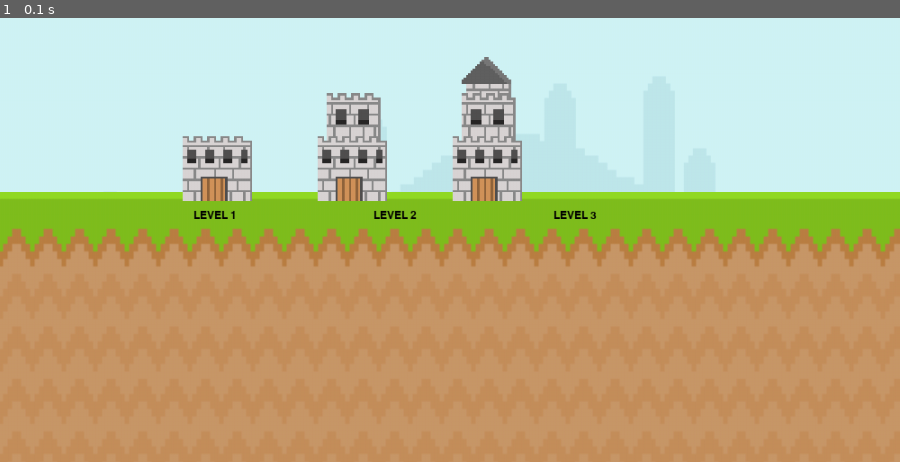
Above: before the commit, frame 1.
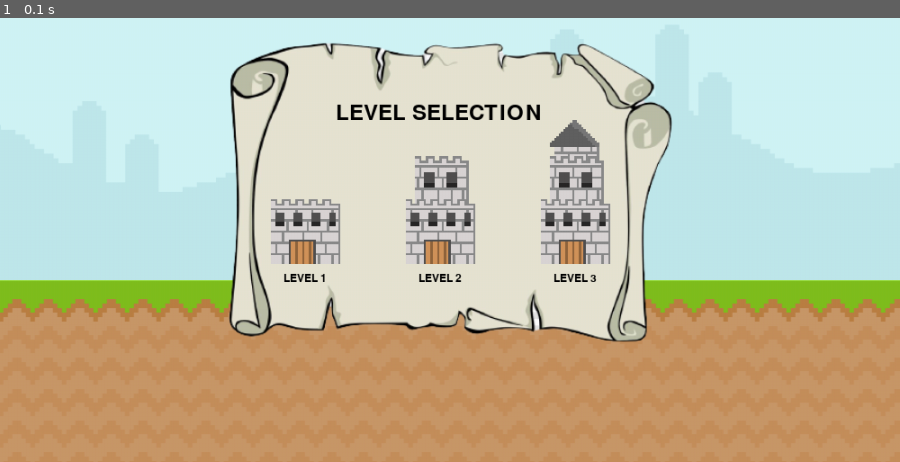
Above: after the commit, the same moment.

Repository: vienniee/math_blasters
Game: pygame game, started from levelselect.py
Two runs of this game, one before a commit and one after it. Both use one fixed random seed, a clock stepped at 60 frames per second and the inputs below.
Inputs:
- Up to frame 1 (0.1 s): no input

The runs differ from the first frame. In frame 1, 43% of the frame differs, in the area x 0-100%, y 5-73%.

Commit message:
level select update

Diff:
--- a/levelselect.py
+++ b/levelselect.py
@@ -11,24 +11,21 @@
 screen = pygame.display.set_mode((SCREEN_WIDTH,SCREEN_HEIGHT))
 
 #load background image
-sky_surface = pygame.image.load('image\sky1.png').convert()
-ground_surface = pygame.image.load('image\ground1.png').convert()
+background_surface = pygame.image.load('image\level_select.png').convert()
 
 #load button images
 lvl1_img = pygame.image.load("image\Castle_level_1.png").convert_alpha()
 lvl2_img = pygame.image.load("image\Castle_level_2.png").convert_alpha()
 lvl3_img = pygame.image.load("image\Castle_level_3.png").convert_alpha()
 
-lvl1_img_rect = lvl1_img.get_rect()
-lvl2_img_rect = lvl1_img.get_rect()
-lvl3_img_rect = lvl1_img.get_rect()
-
 #load fonts
 #font style and size
-font = pygame.font.Font(None,18)
-level1text = font.render("LEVEL 1", True, [0,0,0])
-level2text = font.render("LEVEL 2", True,[0,0,0])
-level3text = font.render("LEVEL 3", True,[0,0,0])
+font1 = pygame.font.Font(None,18)
+font2 = pygame.font.Font(None,35)
+level1text = font1.render("LEVEL 1", True, [0,0,0])
+level2text = font1.render("LEVEL 2", True,[0,0,0])
+level3text = font1.render("LEVEL 3", True,[0,0,0])
+levelheading = font2.render("LEVEL SELECTION", True,[0,0,0])
 
 
 #button class
@@ -61,32 +58,30 @@
 
         return action
 
-print(lvl1_img_rect)
-
 #create button instances
-level1_button = Button(160,150,lvl1_img,2.5)
-level2_button = Button(310,150,lvl2_img,2.5)
-level3_button = Button(460,150,lvl3_img,2.5)
+level1_button = Button(258,220,lvl1_img,2.5)
+level2_button = Button(408,220,lvl2_img,2.5)
+level3_button = Button(558,220,lvl3_img,2.5)
+#160,310,460
 
 #game loop
 run = True
 while run:
     screen.fill((202, 228, 241))
-    screen.blit(sky_surface, (0, 0))
-    screen.blit(ground_surface, (0, 300))
+    screen.blit(background_surface, (0, 0))
 
     #difficulty select
+    if level1_button.draw() == True:
+        print('level 1 selected')
+    if level2_button.draw() == True:
+        print('level 2 selected')
+    if level3_button.draw() == True:
+        print('level 3 selected')
 
-    if level1_button.draw() == True:
-        print('level 1')
-    if level2_button.draw() == True:
-        print('level 2')
-    if level3_button.draw() == True:
-        print('level 3')
-
-    screen.blit(level1text, (215,320))
-    screen.blit(level2text, (415,320))
-    screen.blit(level3text, (615,320))
+    screen.blit(levelheading, (373,200))
+    screen.blit(level1text, (315,390))
+    screen.blit(level2text, (465,390))
+    screen.blit(level3text, (615,390))
 
 
 
Binary file removed: Image/Sky.png
Binary file removed: Image/ground.png
Binary file removed: Image/ground1.png
Binary file added: Image/level_select.png
Binary file removed: Image/sky1.png
